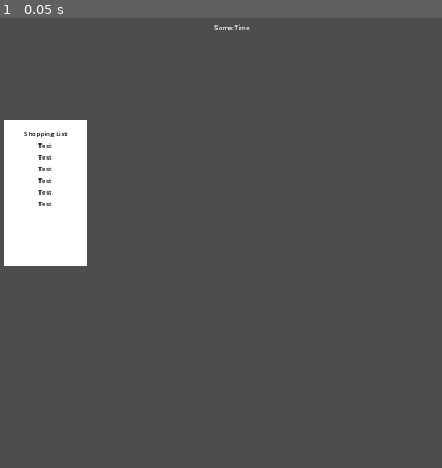
Above: before the commit, frame 1.
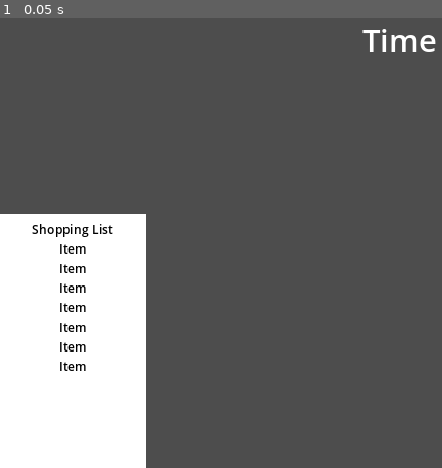
Above: after the commit, the same moment.

Repository: Drury-Indie-Game-Studio/GGJ2024
Game: Godot game, scene res://Scenes/GameUI.tscn
Same seed, same stepped clock (60 frames per second), same inputs: the game is played once before the commit and once after it. This scene is started directly instead of the project's main scene.
Inputs:
- Up to frame 1 (0.05 s): no input

The runs differ from the first frame. In frame 1, 21% of the frame differs, in the area x 0-99%, y 1-100%.

Commit message:
Update GameUI.tscn

Diff:
--- a/Scenes/GameUI.tscn
+++ b/Scenes/GameUI.tscn
@@ -1,92 +1,104 @@
 [gd_scene load_steps=3 format=3 uid="uid://dbfh3saqgp4bs"]
 
-[sub_resource type="Gradient" id="Gradient_ac1ar"]
+[sub_resource type="Gradient" id="Gradient_1ch7i"]
 offsets = PackedFloat32Array(1)
 colors = PackedColorArray(1, 1, 1, 1)
 
-[sub_resource type="GradientTexture1D" id="GradientTexture1D_1anc4"]
-gradient = SubResource("Gradient_ac1ar")
-width = 200
+[sub_resource type="GradientTexture1D" id="GradientTexture1D_gfq2l"]
+gradient = SubResource("Gradient_1ch7i")
+width = 350
 
-[node name="Control" type="Control"]
-layout_mode = 3
+[node name="Control" type="MarginContainer"]
 anchors_preset = 15
 anchor_right = 1.0
 anchor_bottom = 1.0
 grow_horizontal = 2
 grow_vertical = 2
 
-[node name="MarginContainer" type="MarginContainer" parent="."]
-layout_mode = 0
-offset_right = 1115.0
-offset_bottom = 605.0
-theme_override_constants/margin_left = 10
-theme_override_constants/margin_top = 10
-theme_override_constants/margin_right = 10
-theme_override_constants/margin_bottom = 10
-
-[node name="VBoxContainer" type="VBoxContainer" parent="MarginContainer"]
+[node name="VBoxContainer" type="VBoxContainer" parent="."]
 layout_mode = 2
 
-[node name="Label" type="Label" parent="MarginContainer/VBoxContainer"]
+[node name="Label" type="Label" parent="VBoxContainer"]
 layout_mode = 2
 size_flags_vertical = 3
-size_flags_stretch_ratio = 0.66
-text = "Some:Time"
+theme_override_font_sizes/font_size = 75
+text = "Time"
 horizontal_alignment = 1
 
-[node name="TextureRect" type="TextureRect" parent="MarginContainer/VBoxContainer"]
+[node name="TextureRect" type="TextureRect" parent="VBoxContainer"]
 layout_mode = 2
 size_flags_horizontal = 0
 size_flags_vertical = 3
-texture = SubResource("GradientTexture1D_1anc4")
+size_flags_stretch_ratio = 1.3
+texture = SubResource("GradientTexture1D_gfq2l")
 
-[node name="VBoxContainer" type="VBoxContainer" parent="MarginContainer/VBoxContainer/TextureRect"]
+[node name="MarginContainer" type="MarginContainer" parent="VBoxContainer/TextureRect"]
+layout_mode = 1
+anchors_preset = 15
+anchor_right = 1.0
+anchor_bottom = 1.0
+grow_horizontal = 2
+grow_vertical = 2
+theme_override_constants/margin_left = 15
+theme_override_constants/margin_top = 15
+theme_override_constants/margin_right = 15
+theme_override_constants/margin_bottom = 15
+
+[node name="VBoxContainer" type="VBoxContainer" parent="VBoxContainer/TextureRect/MarginContainer"]
 layout_mode = 2
-offset_top = 20.0
-offset_right = 198.0
-offset_bottom = 350.0
-size_flags_horizontal = 0
-size_flags_vertical = 10
 
-[node name="Label" type="Label" parent="MarginContainer/VBoxContainer/TextureRect/VBoxContainer"]
-modulate = Color(0, 0, 0, 1)
+[node name="Label" type="Label" parent="VBoxContainer/TextureRect/MarginContainer/VBoxContainer"]
 layout_mode = 2
-size_flags_horizontal = 4
+theme_override_colors/font_color = Color(0, 0, 0, 1)
+theme_override_font_sizes/font_size = 30
 text = "Shopping List"
+horizontal_alignment = 1
 
-[node name="Label2" type="Label" parent="MarginContainer/VBoxContainer/TextureRect/VBoxContainer"]
-modulate = Color(0, 0, 0, 1)
+[node name="Label2" type="Label" parent="VBoxContainer/TextureRect/MarginContainer/VBoxContainer"]
 layout_mode = 2
-size_flags_horizontal = 4
-text = "Test"
+theme_override_colors/font_color = Color(0, 0, 0, 1)
+theme_override_font_sizes/font_size = 30
+text = "Item"
+horizontal_alignment = 1
 
-[node name="Label3" type="Label" parent="MarginContainer/VBoxContainer/TextureRect/VBoxContainer"]
-modulate = Color(0, 0, 0, 1)
+[node name="Label3" type="Label" parent="VBoxContainer/TextureRect/MarginContainer/VBoxContainer"]
 layout_mode = 2
-size_flags_horizontal = 4
-text = "Test"
+theme_override_colors/font_color = Color(0, 0, 0, 1)
+theme_override_font_sizes/font_size = 30
+text = "Item"
+horizontal_alignment = 1
 
-[node name="Label4" type="Label" parent="MarginContainer/VBoxContainer/TextureRect/VBoxContainer"]
-modulate = Color(0, 0, 0, 1)
+[node name="Label4" type="Label" parent="VBoxContainer/TextureRect/MarginContainer/VBoxContainer"]
 layout_mode = 2
-size_flags_horizontal = 4
-text = "Test"
+theme_override_colors/font_color = Color(0, 0, 0, 1)
+theme_override_font_sizes/font_size = 30
+text = "Item"
+horizontal_alignment = 1
 
-[node name="Label5" type="Label" parent="MarginContainer/VBoxContainer/TextureRect/VBoxContainer"]
-modulate = Color(0, 0, 0, 1)
+[node name="Label5" type="Label" parent="VBoxContainer/TextureRect/MarginContainer/VBoxContainer"]
 layout_mode = 2
-size_flags_horizontal = 4
-text = "Test"
+theme_override_colors/font_color = Color(0, 0, 0, 1)
+theme_override_font_sizes/font_size = 30
+text = "Item"
+horizontal_alignment = 1
 
-[node name="Label6" type="Label" parent="MarginContainer/VBoxContainer/TextureRect/VBoxContainer"]
-modulate = Color(0, 0, 0, 1)
+[node name="Label6" type="Label" parent="VBoxContainer/TextureRect/MarginContainer/VBoxContainer"]
 layout_mode = 2
-size_flags_horizontal = 4
-text = "Test"
+theme_override_colors/font_color = Color(0, 0, 0, 1)
+theme_override_font_sizes/font_size = 30
+text = "Item"
+horizontal_alignment = 1
 
-[node name="Label7" type="Label" parent="MarginContainer/VBoxContainer/TextureRect/VBoxContainer"]
-modulate = Color(0, 0, 0, 1)
+[node name="Label7" type="Label" parent="VBoxContainer/TextureRect/MarginContainer/VBoxContainer"]
 layout_mode = 2
-size_flags_horizontal = 4
-text = "Test"
+theme_override_colors/font_color = Color(0, 0, 0, 1)
+theme_override_font_sizes/font_size = 30
+text = "Item"
+horizontal_alignment = 1
+
+[node name="Label8" type="Label" parent="VBoxContainer/TextureRect/MarginContainer/VBoxContainer"]
+layout_mode = 2
+theme_override_colors/font_color = Color(0, 0, 0, 1)
+theme_override_font_sizes/font_size = 30
+text = "Item"
+horizontal_alignment = 1
